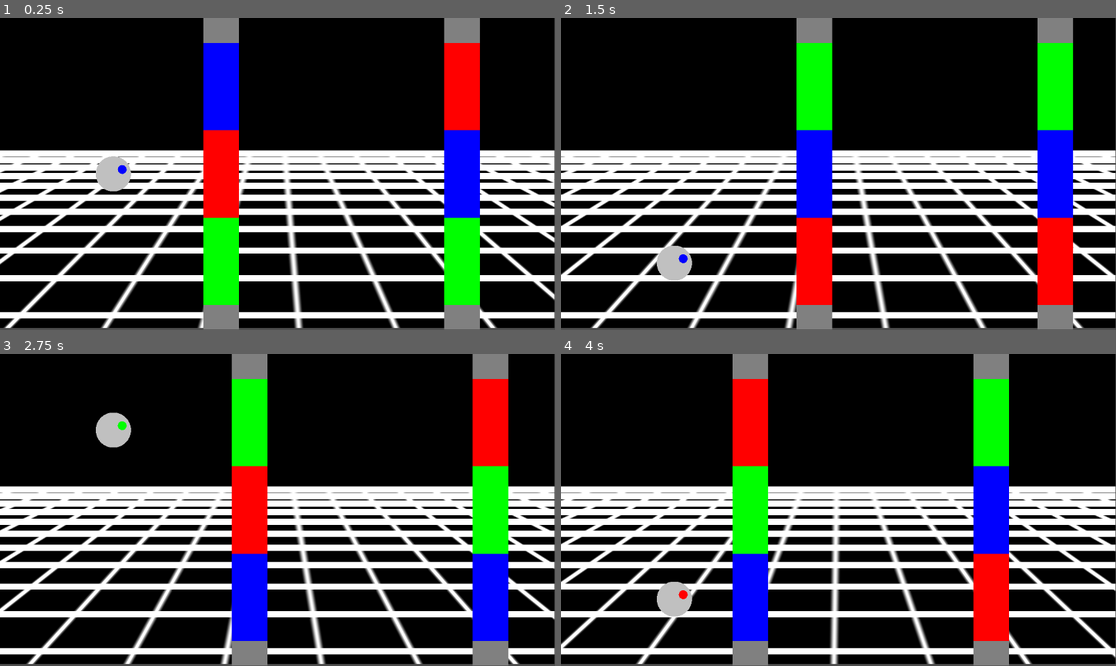
Above: before the commit, frames 1-4 (two rows, left to right).
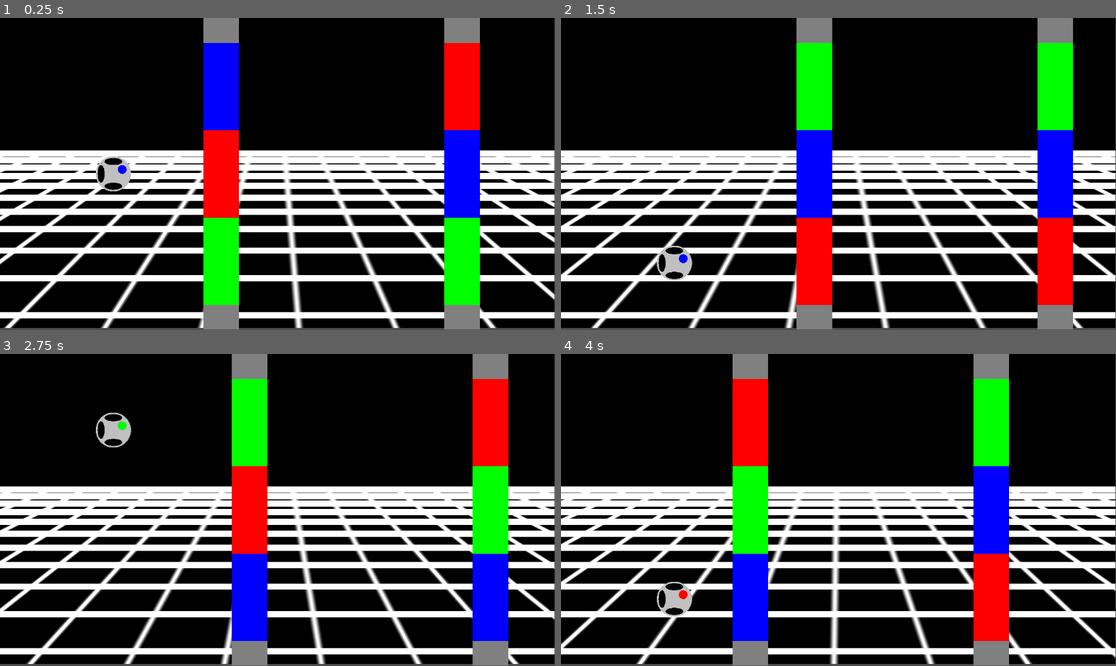
Above: after the commit, the same moments.

Repository: FantAsylum/RGBot
Game: Godot game, scene res://scenes/main_scene.tscn
Same seed, same stepped clock (60 frames per second), same inputs: the game is played once before the commit and once after it.
Inputs:
- Up to frame 1 (0.25 s): no input
- Up to frame 2 (1.5 s): hold W (move_up) 0.53-1.28 s; hold S (move_down) from 1.28 s (still down)
- Up to frame 3 (2.75 s): release S (move_down) at 2.03 s; hold W (move_up) from 2.03 s (still down)
- Up to frame 4 (4 s): release W (move_up) at 3.53 s; hold S (move_down) from 3.53 s (still down)

The runs differ from the first frame. In frame 1, 0.2% of the frame differs, in the area x 17-23%, y 44-56%; in frame 2, 0.2%; in frame 3, 0.2%, in the area x 17-23%, y 19-30%; in frame 4, 0.2%.

Commit message:
Add bot engines

Diff:
--- a/shaders/bot.gdshader
+++ b/shaders/bot.gdshader
@@ -10,13 +10,14 @@
 }
 
 float ellipse(vec2 uv, float a, float b) {
-	return 1. - step(1., uv.x / a + uv.y / b);
+	return 1. - step(1., (uv.x * uv.x) / (a * a) +
+	                     (uv.y * uv.y) / (b * b));
 }
 
 // TODO: add "mouth"
-// TODO: add engines
 // TODO: add flames
 // TODO: add glowing
+// TODO: detalize engine internals (colors? more ellipses - inside)
 // TODO: gradient?
 
 void fragment() {
@@ -35,11 +36,29 @@
 		uv -= 0.5;
 
 		float mask = 0.;
+
+		// eye
 		vec2 uv2 = uv;
 		uv2.x -= 0.25;
 		uv2.y += 0.125;
-		mask = circle(uv2, 0.125);
+		mask += circle(uv2, 0.125);
 		COLOR += mask * bot_color;
+
+		// top engine
+		uv2 = uv;
+		uv2.y += 0.35;
+		mask += ellipse(uv2, 0.25, .1);
+
+		// bottom engine
+		uv2 = uv;
+		uv2.y -= 0.35;
+		mask += ellipse(uv2, 0.25, .1);
+
+		// left engine
+		uv2 = uv;
+		uv2.x += 0.35;
+		mask += ellipse(uv2.yx, 0.25, .1);
+
 		if (mask == 0.) {
 			mask = circle(uv, 0.5);
 			COLOR = mask * vec4(silver, 1.);
